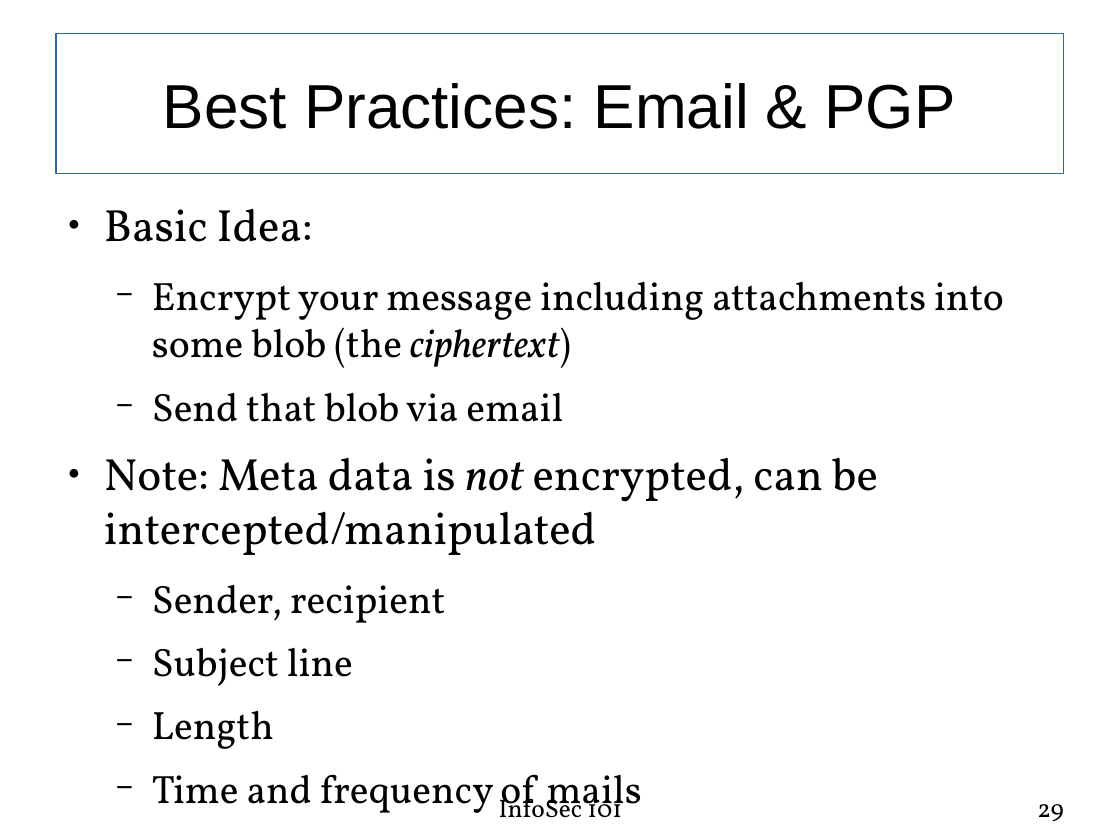
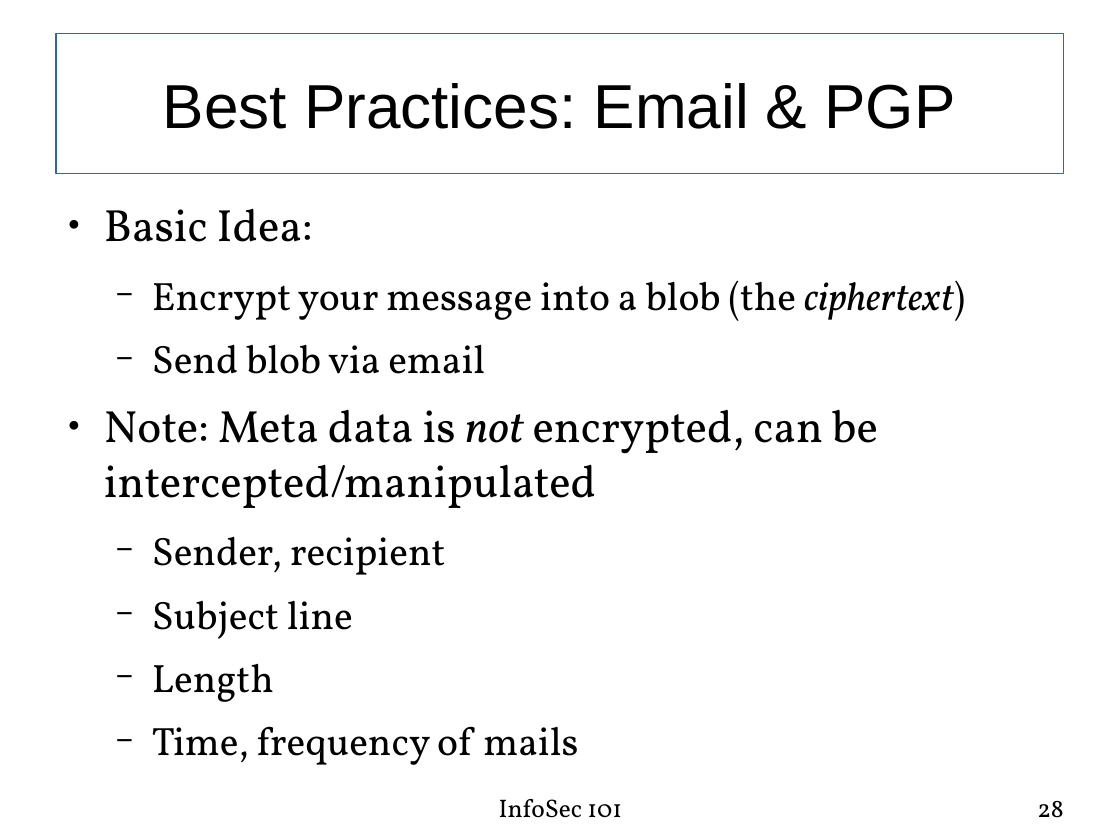
Before and after one commit to fabianlischka/InfoSec101, a slide deck: slide 28 of InfoSec101-Presentation-FCC-2015-02-26.odp (slide 29 before the commit). Drawn at 1120x840 pixels with LibreOffice and Linux fonts; fonts in the diff are those of the drawing. Boxes give left, top, right and bottom in pixels: in the first picture for what was removed or moved away, otherwise in the second. Text is boxed around its words. In the diff, an @@ line names an element or a change of style, - is before the commit and + after.

```diff
--- a/InfoSec101-Presentation-FCC-2015-02-26.odp
+++ b/InfoSec101-Presentation-FCC-2015-02-26.odp
@@ text at bbox=[152, 280, 965, 374]: text changed @@
-  − Encrypt your message including attachments into some blob (the ciphertext)
-  − Send that blob via email
+  − Encrypt your message into a blob (the ciphertext)
+  − Send blob via email
@@ text at bbox=[152, 726, 578, 765]: text changed @@
-  − Time and frequency of mails
+  − Time, frequency of mails
@@ page number at bbox=[1037, 801, 1063, 818]: text changed @@
-29
+28
```
Also in this commit, not shown: 12 other slides changed, 1 slide removed.
